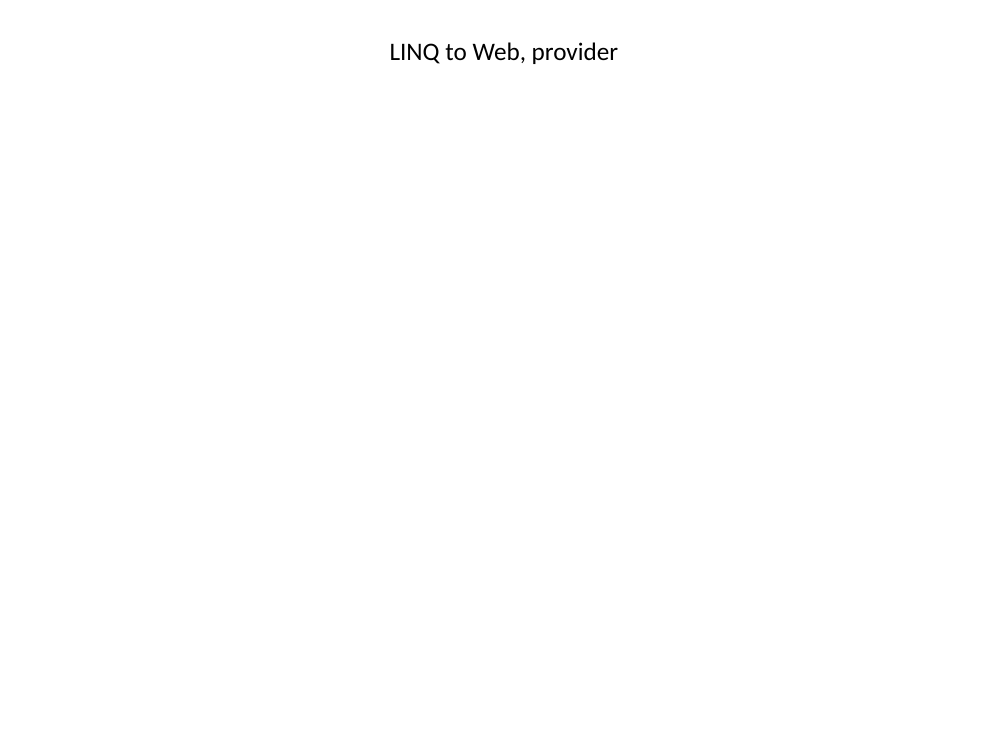
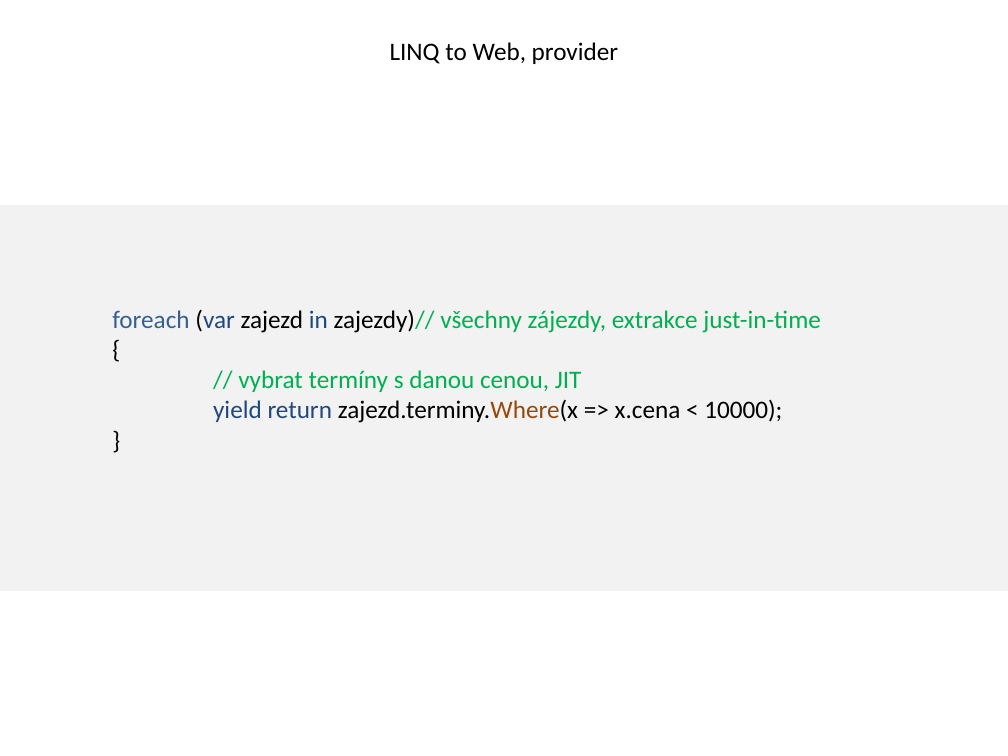
Before and after one commit to jakubmisek/LinqToWeb, a slide deck: slide 4 of Documentation/diagrams.pptx. Drawn at 1008x756 pixels with LibreOffice and Linux fonts; fonts in the diff are those of the drawing. Boxes give left, top, right and bottom in pixels: in the first picture for what was removed or moved away, otherwise in the second. Text is boxed around its words. In the diff, an @@ line names an element or a change of style, - is before the commit and + after.

```diff
--- a/Documentation/diagrams.pptx
+++ b/Documentation/diagrams.pptx
@@ rectangle added at (0, 205, 1008, 591), fill #F2F2F2 @@
@@ text added at (112, 309, 821, 423), 18 pt, text #00B050 @@
+foreach (var zajezd in zajezdy)// všechny zájezdy, extrakce just-in-time
+{
+// vybrat termíny s danou cenou, JIT
+yield return zajezd.terminy.Where(x => x.cena < 10000);
+}
```
Also in this commit, not shown: 2 other slides changed, 1 slide added, 22 other files.
